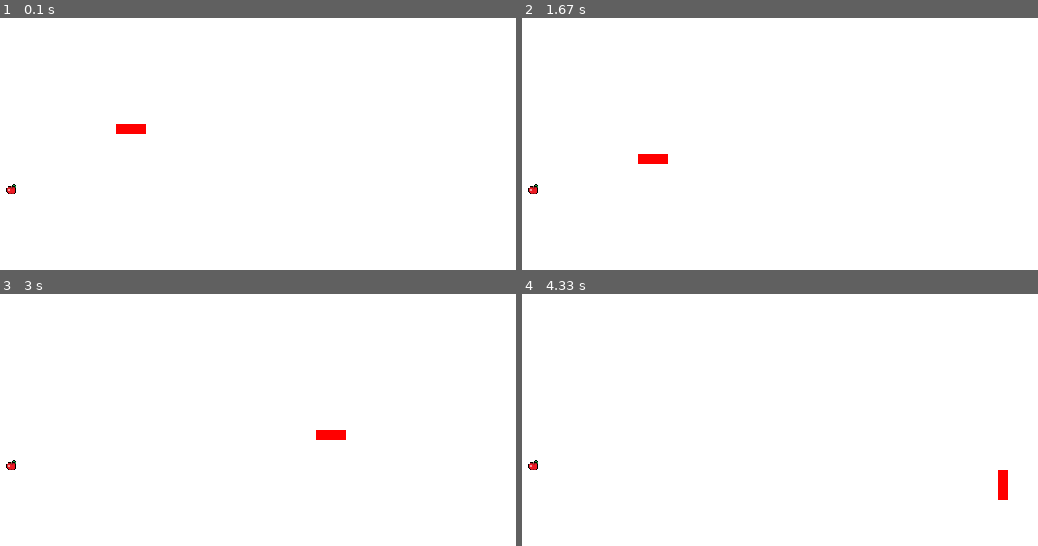
Above: before the commit, frames 1-4 (two rows, left to right).
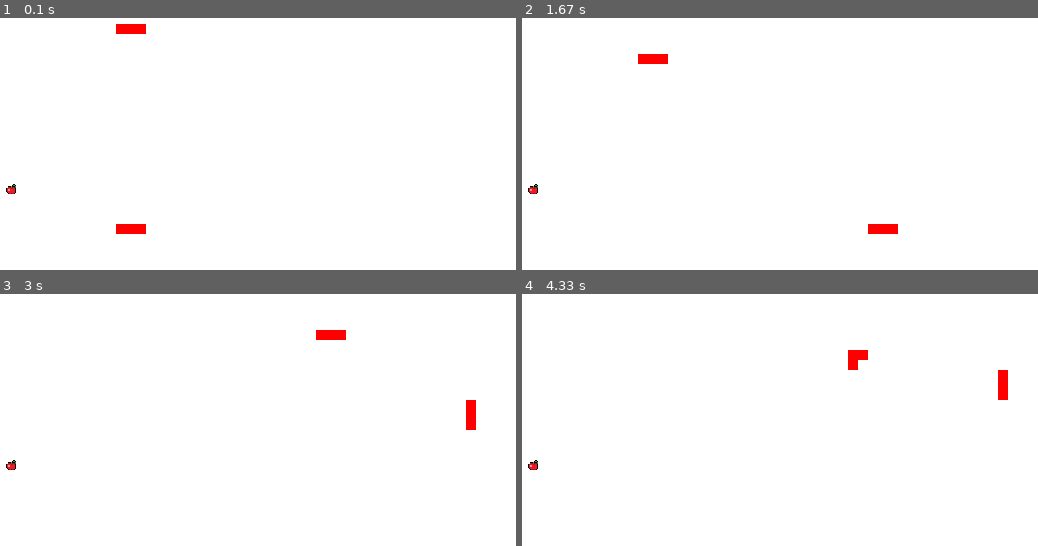
Above: after the commit, the same moments.

Repository: danyjf/tpj-2022
Game: pygame game, started from snake/main.py
Same seed, same stepped clock (60 frames per second), same inputs: the game is played once before the commit and once after it.
Inputs:
- Up to frame 1 (0.1 s): no input
- Up to frame 2 (1.67 s): hold S 0.33-0.8 s; hold Right 0.33-0.8 s; tap A at 0.83 s; tap W at 1.17 s; tap D at 1.5 s
- Up to frame 3 (3 s): hold Up 2.33-2.8 s
- Up to frame 4 (4.33 s): hold Left 3.33-3.87 s; tap S at 3.9 s; hold Down from 4.23 s (still down)

The runs differ from the first frame. In frame 1, 0.7% of the frame differs, in the area x 22-29%, y 2-86%; in frame 2, 0.7%; in frame 3, 0.7%; in frame 4, 0.7%.

Commit message:
Add second snake

Diff:
--- a/snake/game.py
+++ b/snake/game.py
@@ -10,8 +10,10 @@
     def __init__(self):
         self.display = pygame.display.set_mode((Environment.SCALE * Environment.WIDTH, Environment.SCALE * Environment.HEIGHT))
         self.clock = pygame.time.Clock()
-        self.snake = Snake()
+        self.snake = Snake(40, 10)
         self.snake.add_observer(self)
+        self.snake2 = Snake(40, 30)
+        self.snake2.add_observer(self)
         self.food = Food()
         self.input_handler = InputHandler()
         self.running = True
@@ -25,6 +27,14 @@
             self.input_handler.handle_input('a', self.snake)
         elif event.key == pygame.K_d:
             self.input_handler.handle_input('d', self.snake)
+        elif event.key == pygame.K_UP:
+            self.input_handler.handle_input('up', self.snake2)
+        elif event.key == pygame.K_DOWN:
+            self.input_handler.handle_input('down', self.snake2)
+        elif event.key == pygame.K_LEFT:
+            self.input_handler.handle_input('left', self.snake2)
+        elif event.key == pygame.K_RIGHT:
+            self.input_handler.handle_input('right', self.snake2)
 
     def on_notify(self, entity, event):
         if event == Environment.EAT:
@@ -43,15 +53,18 @@
 
             # move snake
             self.snake.move()
+            self.snake2.move()
 
             # snake collisions
             self.snake.check_collisions(self.food)
+            self.snake2.check_collisions(self.food)
 
             # render
             self.display.fill("white")
 
             self.food.draw(self.display)
             self.snake.draw(self.display)
+            self.snake2.draw(self.display)
 
             pygame.display.flip()
             self.clock.tick(15)
--- a/snake/input_handler.py
+++ b/snake/input_handler.py
@@ -23,7 +23,11 @@
         'w': Up(),
         's': Down(),
         'a': Left(),
-        'd': Right()
+        'd': Right(),
+        'up': Up(),
+        'down': Down(),
+        'left': Left(),
+        'right': Right()
     }
 
     def handle_input(self, key, actor):
--- a/snake/snake.py
+++ b/snake/snake.py
@@ -4,23 +4,27 @@
 from subject import Subject
 
 class Snake(Subject):
-    def __init__(self):
+    def __init__(self, posX, posY):
         super().__init__()
-        self.body = [(40, 20), (39, 20), (38, 20)]
+        self.body = [(posX, posY), (posX - 1, posY), (posX - 2, posY)]
         self.direction = (1, 0)
         self.length = 3
 
     def up(self):
-        self.direction = (0, -1)
+        if self.direction != (0, 1):
+            self.direction = (0, -1)
 
     def down(self):
-        self.direction = (0, 1)
+        if self.direction != (0, -1):
+            self.direction = (0, 1)
 
     def left(self):
-        self.direction = (-1, 0)
+        if self.direction != (1, 0):
+            self.direction = (-1, 0)
 
     def right(self):
-        self.direction = (1, 0)
+        if self.direction != (-1, 0):
+            self.direction = (1, 0)
 
     def move(self):
         self.body[0:0] = [
